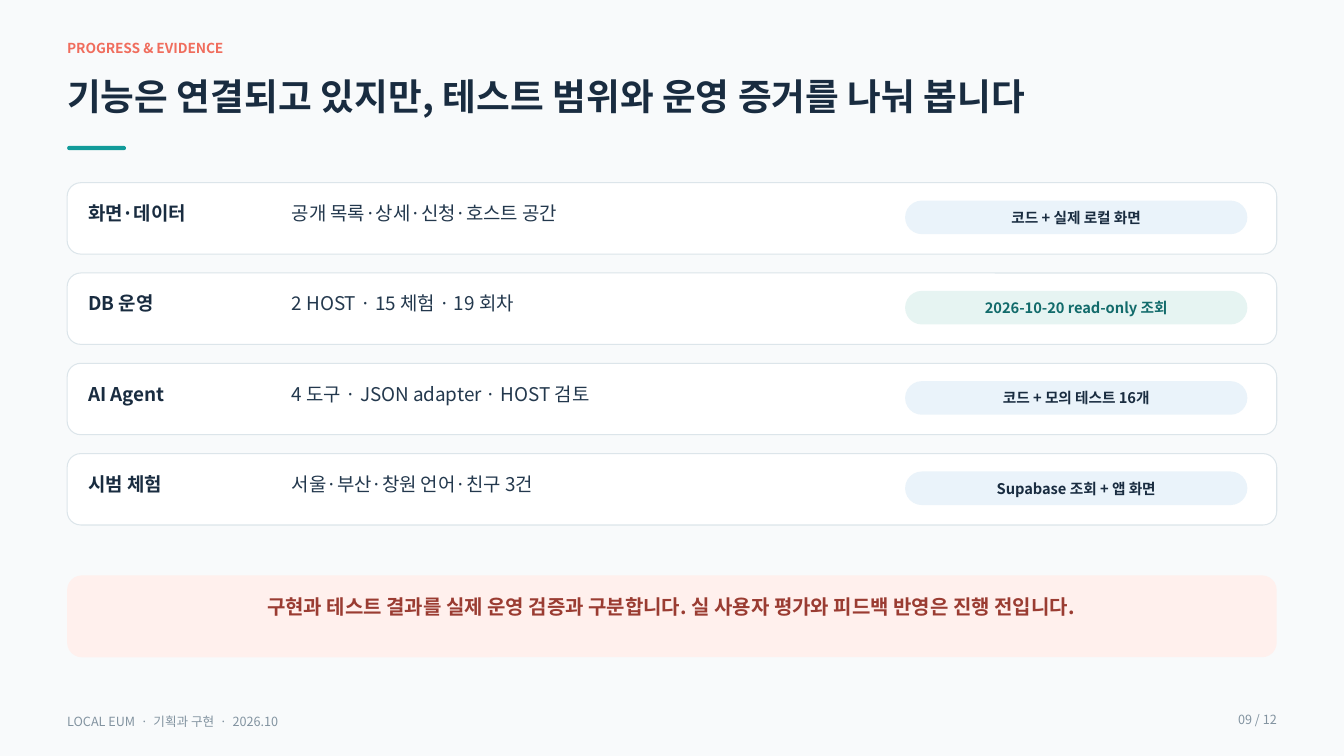
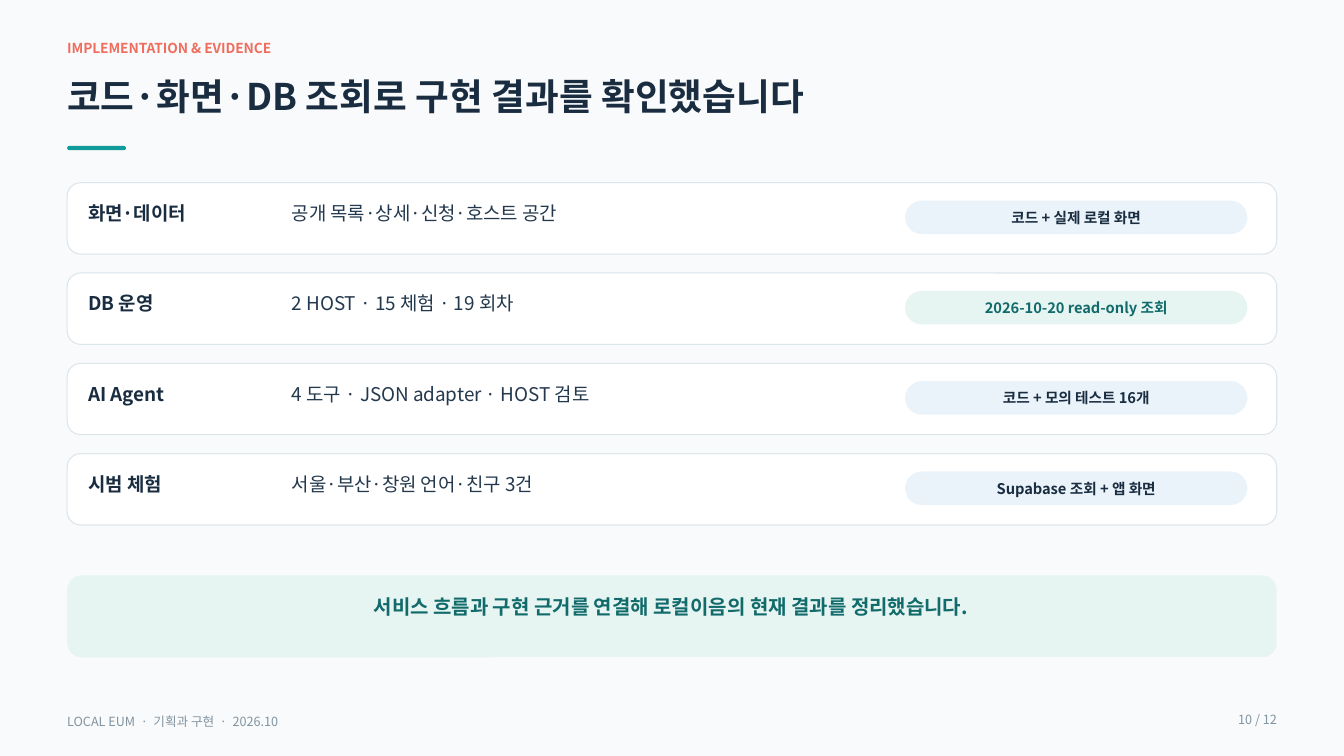
Before and after one commit to inyoung7-lab/AI-Travel-Planner, a slide deck: slide 10 of docs/local-eum/mentoring/LOCAL_EUM_MENTORING.pptx (slide 9 before the commit). Drawn at 1344x756 pixels with LibreOffice and Linux fonts; fonts in the diff are those of the drawing. Boxes give left, top, right and bottom in pixels: in the first picture for what was removed or moved away, otherwise in the second. Text is boxed around its words. In the diff, an @@ line names an element or a change of style, - is before the commit and + after.

```diff
--- a/docs/local-eum/mentoring/LOCAL_EUM_MENTORING.pptx
+++ b/docs/local-eum/mentoring/LOCAL_EUM_MENTORING.pptx
@@ text at bbox=[67, 42, 271, 53]: text changed @@
-PROGRESS & EVIDENCE
+IMPLEMENTATION & EVIDENCE
@@ text at bbox=[67, 79, 804, 114]: text changed @@
-기능은 연결되고 있지만, 테스트 범위와 운영 증거를 나눠 봅니다
+코드·화면·DB 조회로 구현 결과를 확인했습니다
@@ rounded rectangle at bbox=[68, 576, 1277, 657]: fill #FFF0ED to #E6F4F2 @@
@@ text at bbox=[374, 597, 968, 616]: text changed; text colour #9A3C32 to #126B6B @@
-구현과 테스트 결과를 실제 운영 검증과 구분합니다. 실 사용자 평가와 피드백 반영은 진행 전입니다.
+서비스 흐름과 구현 근거를 연결해 로컬이음의 현재 결과를 정리했습니다.
@@ text at bbox=[1238, 714, 1277, 724]: text changed @@
-09 / 12
+10 / 12
```
Also in this commit, not shown: 10 other slides changed, 6 other files.
